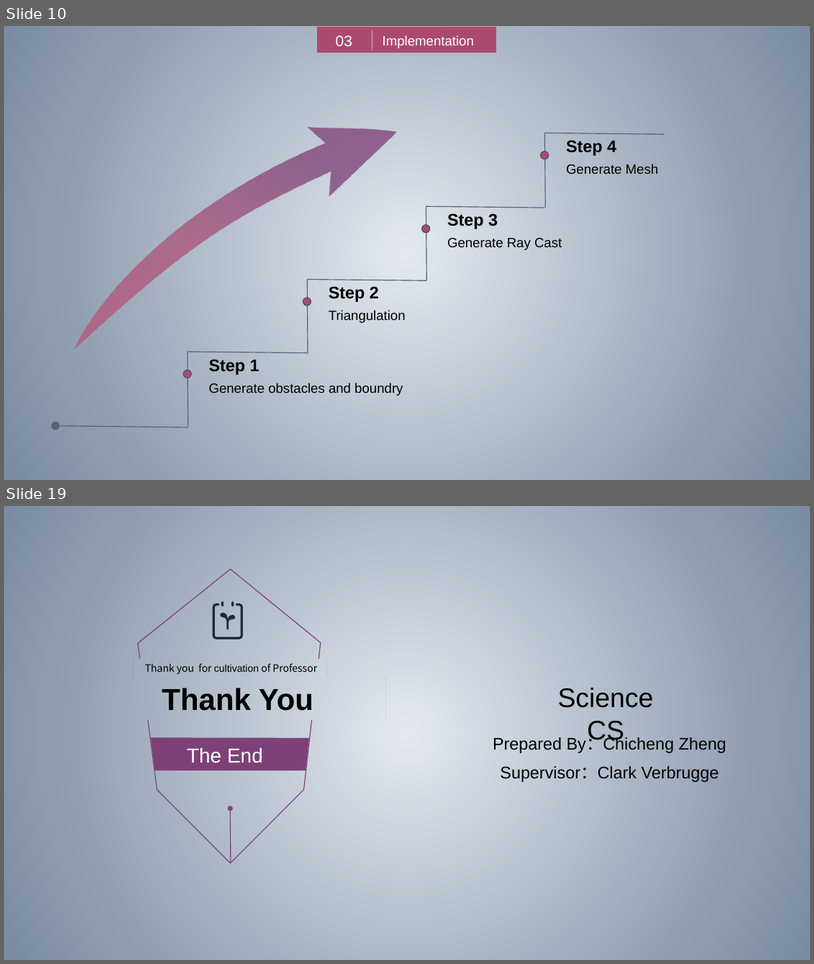
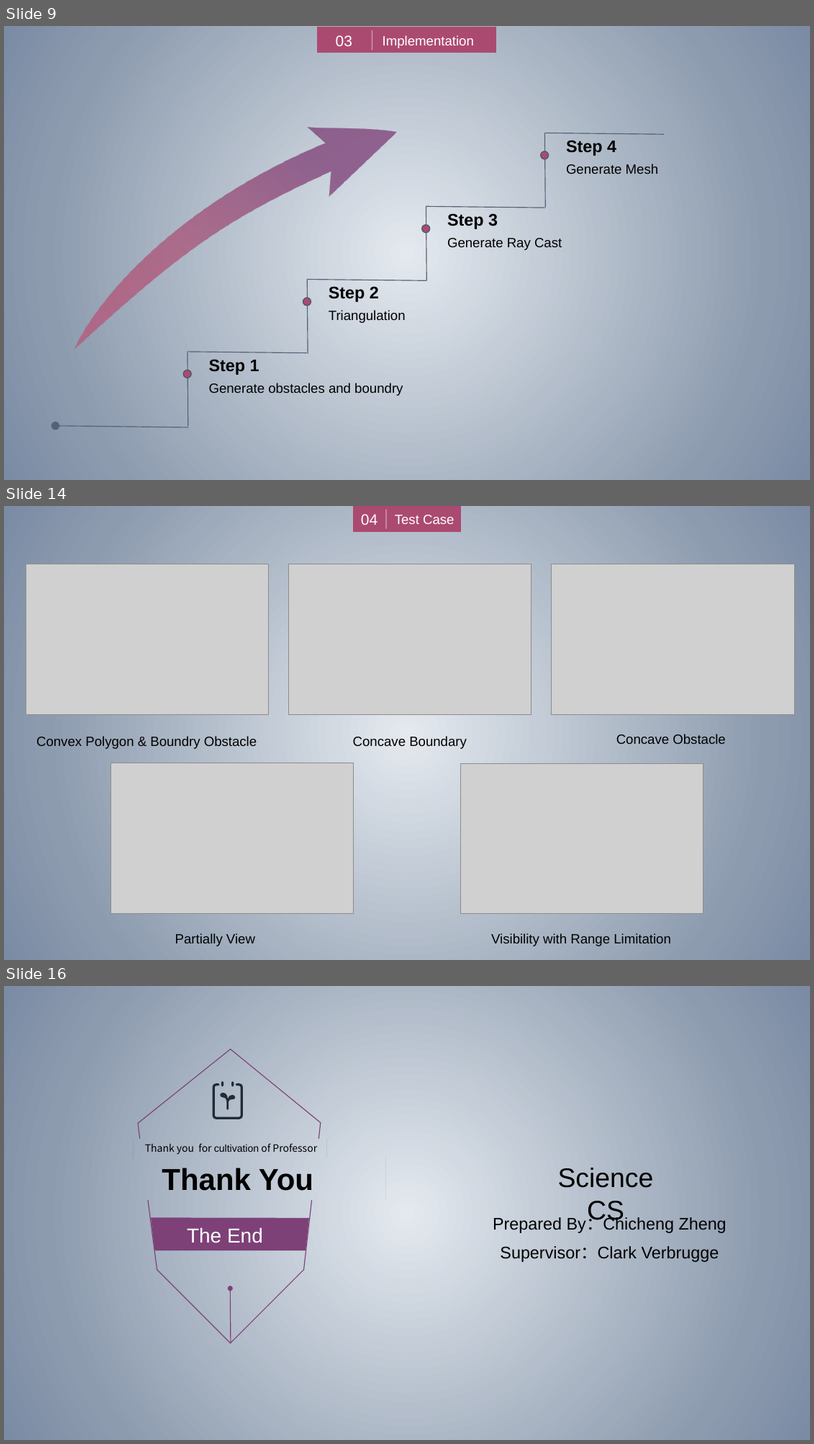
Before and after one commit to zhuangzhuang131419/McGill, a slide deck: COMP396/Presentation.pptx. Shown one above the other, each under a label of ours: slides 10 and 19 before the commit, slides 9, 14 and 16 after it; the slides between them are not shown. The pictures are 814x964 and 814x1444 pixels, drawn with LibreOffice and Linux fonts; fonts in the diff are those of the drawing; grey boxes stand for pictures. Boxes give left, top, right and bottom in pixels: in the first picture for what was removed or moved away, otherwise in the second. Text is boxed around its words. In the diff, an @@ line names an element or a change of style, - is before the commit and + after.

```diff
--- a/COMP396/Presentation.pptx
+++ b/COMP396/Presentation.pptx
@@ slide 14 added at [4,506,810,960], background gradient #E4E9EF to #8C9BAE to #7B8BA4 @@
@@ group added at [354,506,460,531]: 2 texts, 1 rectangle, 1 line @@
+Test Case
+04
@@ picture added at [26,564,269,715] @@
@@ picture added at [289,564,532,715] @@
@@ picture added at [552,564,795,715] @@
@@ text added at [36,736,257,749], 16 pt, text #000000 @@
+Convex Polygon & Boundry Obstacle
@@ text added at [353,736,467,749], 16 pt, text #000000 @@
+Concave Boundary
@@ text added at [617,734,725,744], 16 pt, text #000000 @@
+Concave Obstacle
@@ picture added at [111,762,354,913] @@
@@ picture added at [460,763,704,913] @@
@@ text added at [175,933,255,946], 16 pt, text #000000 @@
+Partially View
@@ text added at [491,933,671,946], 16 pt, text #000000 @@
+Visibility with Range Limitation
@@ what was slide 10 is now slide 9 @@
@@ what was slide 19 is now slide 16 @@
```
Also in this commit, not shown: 3 slides changed, 7 other slides added, 4 slides removed.
